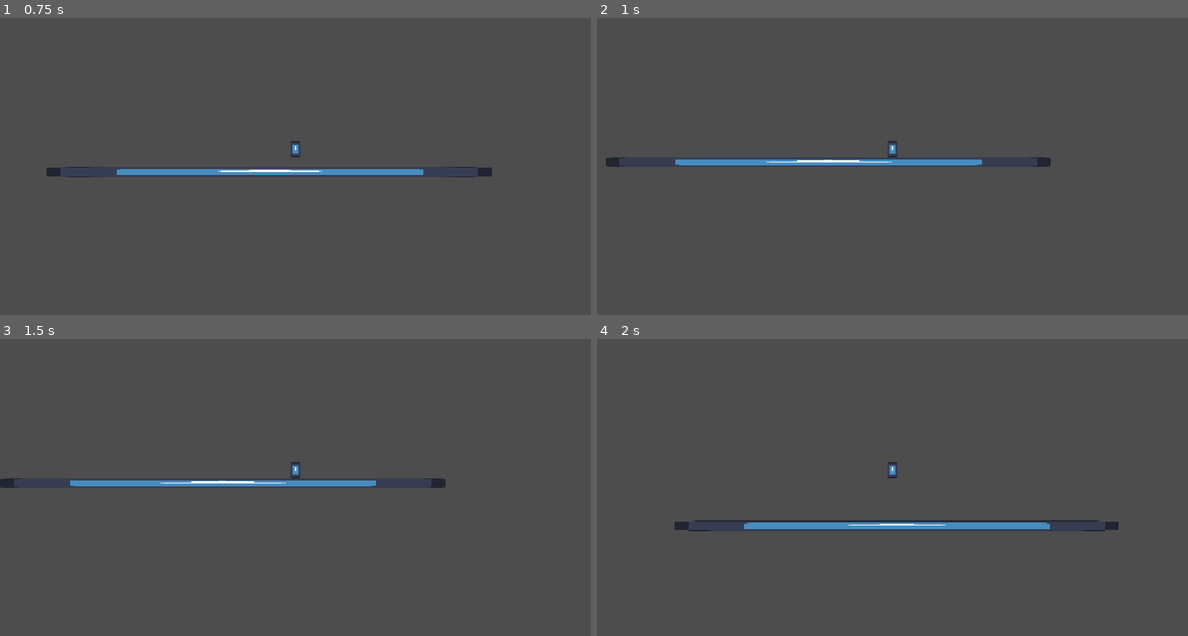
Above: before the commit, frames 1-4 (two rows, left to right).
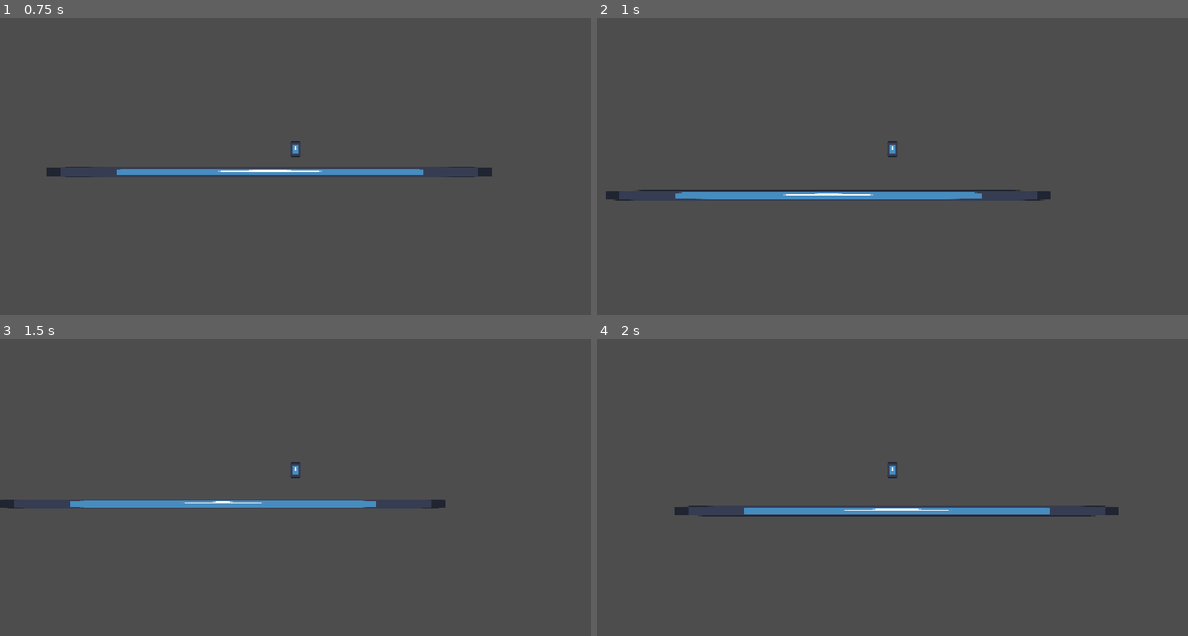
Above: after the commit, the same moments.

Repository: geologyjackrocks-bit/Retribution-godot
Game: Godot game, scene res://main_scene.tscn
Two runs of this game, one before a commit and one after it. Both use one fixed random seed, a clock stepped at 60 frames per second and the inputs below. This scene is started directly instead of the project's main scene. The engine's default icon, where the game draws it, is replaced by a stand-in: a white triangle on a blue panel in a dark square.
Inputs:
- Up to frame 1 (0.75 s): hold D (Right) from 0.53 s (still down); hold W (Jump) from 0.53 s (still down)
- Up to frame 2 (1 s): keep holding D (Right); keep holding W (Jump)
- Up to frame 3 (1.5 s): release D (Right) at 1.28 s; release W (Jump) at 1.28 s; hold A (Left) from 1.28 s (still down); tap Shift (Sprint) at 1.35 s
- Up to frame 4 (2 s): keep holding A (Left); tap W (Jump) at 1.52, 1.55, 1.82 s

Frame 1 is identical in both runs. In frame 2, 2.9% of the frame differs, in the area x 1-77%, y 46-62%; in frame 3, 2.6%; in frame 4, 3.3%, in the area x 13-89%, y 56-65%.

Commit message:
added key press "Smash"

Diff:
--- a/character_body_2d.gd
+++ b/character_body_2d.gd
@@ -2,7 +2,8 @@
 
 
 var speed = 300.0
-const JUMP_VELOCITY = -400.0
+const jump_velocity= -400.0
+var is_smashing = false
 
 
 func _physics_process(delta: float) -> void:
@@ -15,8 +16,8 @@
 	else:
 		speed = 300
 	# Handle jump.
-	if Input.is_action_just_pressed("Jump") and is_on_floor():
-		velocity.y = JUMP_VELOCITY
+	if Input.is_action_pressed("Jump") and is_on_floor():
+		velocity.y = jump_velocity
 
 	# Get the input direction and handle the movement/deceleration.
 	# As good practice, you should replace UI actions with custom gameplay actions.
--- a/main_scene.tscn
+++ b/main_scene.tscn
@@ -14,17 +14,20 @@
 texture_region_size = Vector2i(1, 1)
 3:0/0 = 0
 1:0/0 = 0
+1:0/0/physics_layer_0/polygon_0/points = PackedVector2Array(-0.5, -0.5, 0.5, -0.5, 0.5, 0.5, -0.5, 0.5)
+1:0/0/custom_data_0 = true
 0:0/0 = 0
 0:0/0/physics_layer_0/polygon_0/points = PackedVector2Array(-0.5, -0.5, 0.5, -0.5, 0.5, 0.5, -0.5, 0.5)
 2:0/0 = 0
+2:0/0/custom_data_1 = true
 
 [sub_resource type="TileSet" id="TileSet_bp1ev"]
 tile_size = Vector2i(1, 1)
 physics_layer_0/collision_layer = 1
 custom_data_layer_0/name = "Deathbrick"
-custom_data_layer_0/type = 0
+custom_data_layer_0/type = 1
 custom_data_layer_1/name = "Breakable"
-custom_data_layer_1/type = 0
+custom_data_layer_1/type = 1
 sources/1 = SubResource("TileSetAtlasSource_r3fl7")
 
 [node name="Node2D" type="Node2D" unique_id=439986160]
--- a/project.godot
+++ b/project.godot
@@ -46,6 +46,11 @@
 "events": [Object(InputEventKey,"resource_local_to_scene":false,"resource_name":"","device":-1,"window_id":0,"alt_press …(195 unchanged characters)…
 ]
 }
+Smash={
+"deadzone": 0.2,
+"events": [Object(InputEventKey,"resource_local_to_scene":false,"resource_name":"","device":-1,"window_id":0,"alt_pressed":false,"shift_pressed":false,"ctrl_pressed":false,"meta_pressed":false,"pressed":false,"keycode":0,"physical_keycode":83,"key_label":0,"unicode":115,"location":0,"echo":false,"script":null)
+]
+}
 
 [physics]
 
